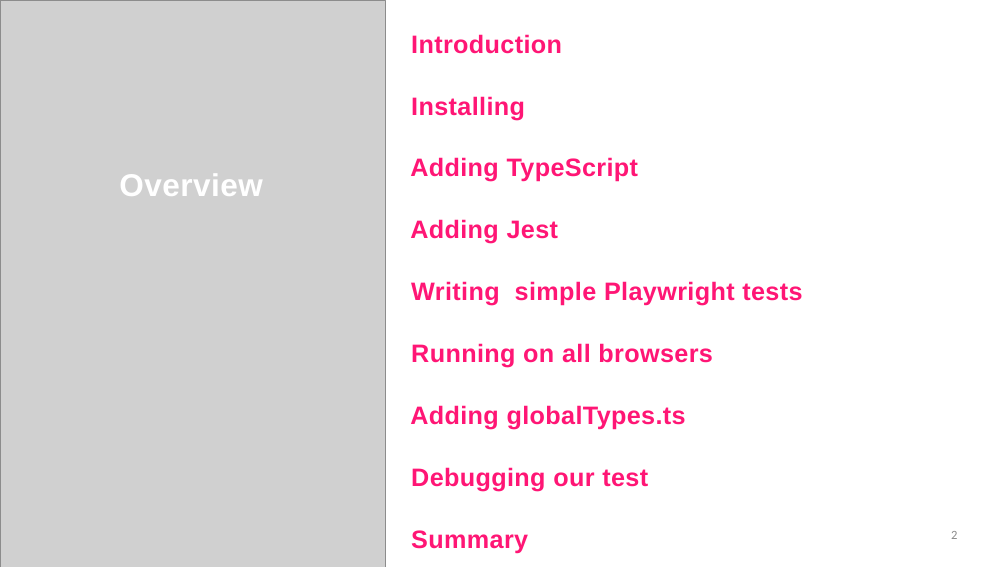
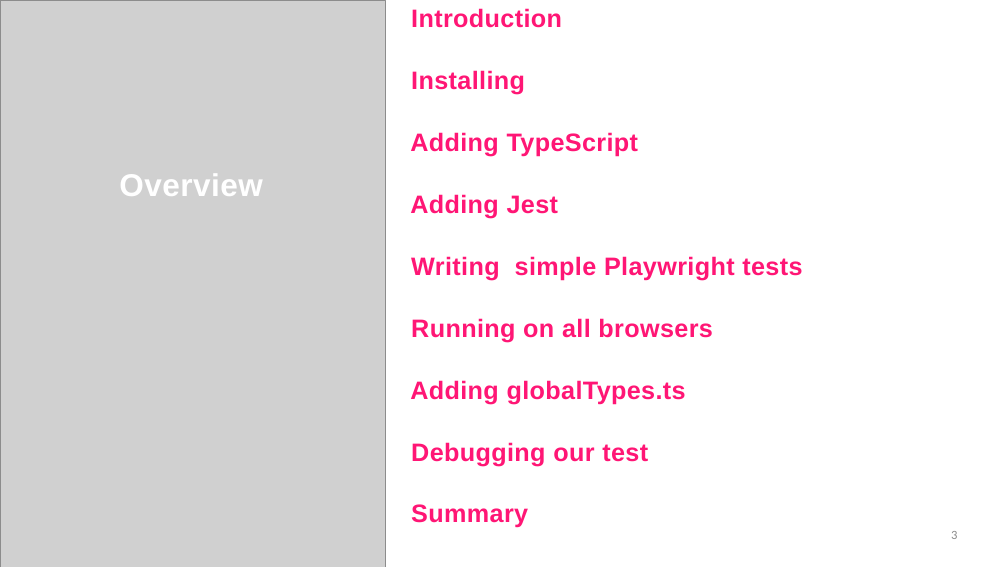
Before and after one commit to StevenJoseph19/Capgemini-Playwright-July-2024, a slide deck: slide 3 of Day 11-12/Slides/11. Playwright Integration with Various Test Frameworks/playwright-integration-with-various-test-frameworks-slides.pptx (slide 2 before the commit). Drawn at 1008x567 pixels with LibreOffice and Linux fonts; fonts in the diff are those of the drawing; grey boxes stand for pictures. Boxes give left, top, right and bottom in pixels: in the first picture for what was removed or moved away, otherwise in the second. Text is boxed around its words. In the diff, an @@ line names an element or a change of style, - is before the commit and + after.

```diff
--- a/Day 11-12/Slides/11. Playwright Integration with Various Test Frameworks/playwright-integration-with-various-test-frameworks-slides.pptx
+++ b/Day 11-12/Slides/11. Playwright Integration with Various Test Frameworks/playwright-integration-with-various-test-frameworks-slides.pptx
@@ text "Introduction": place and size @@
-text "Introduction" at box(410, 34, 802, 553)
+text "Introduction" at box(410, 8, 802, 528)
```
Also in this commit, not shown: 1 other slide changed, 7 slides added, 3 other files.
